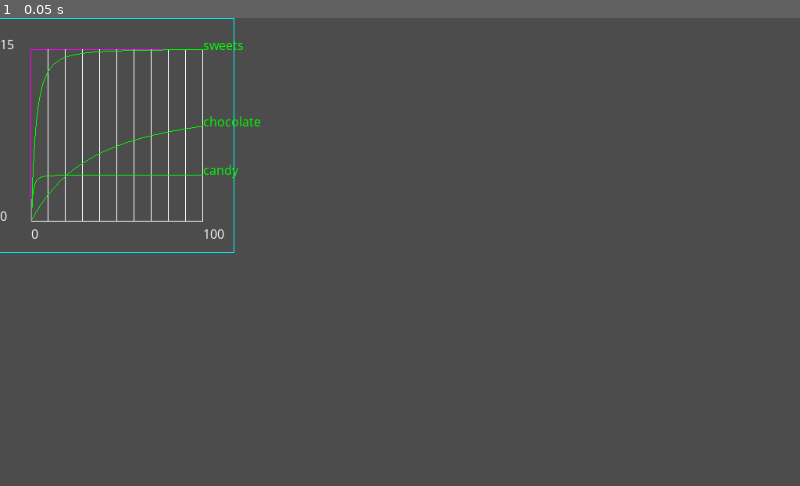
Above: before the commit, frame 1.
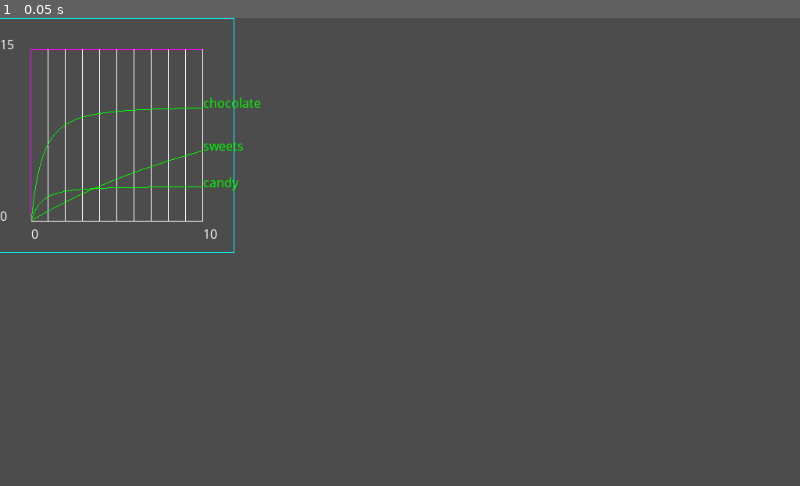
Above: after the commit, the same moment.

Repository: carlostgit/Prices
Game: Godot game, scene res://SatisfactionCalculator.tscn
The game is run twice, just before and just after one commit, with the same random seed, the same clock (stepped at 60 frames per second) and the same inputs. This scene is started directly instead of the project's main scene.
Inputs:
- Up to frame 1 (0.05 s): no input

The runs differ from the first frame. In frame 1, 0.8% of the frame differs, in the area x 3-33%, y 4-48%.

Commit message:
correcciones en el método calculate_best_combination en TradeCalculator

Diff:
--- a/SatisfactionCalculator.gd
+++ b/SatisfactionCalculator.gd
@@ -33,7 +33,7 @@
 #	_param_preference_at_0["chocolate"] = preference_at_0
 #	_maximum_satisf["chocolate"] = param_max_satisf
 
-	var plotter:Plotter = Plotter.new(100,15)
+	var plotter:Plotter = Plotter.new(10,15)
 	plotter.set_size(Vector2(300,300))
 	plotter.updated_size()
 #	var dimin_ret_fact_func_ref:FuncRef = funcref( self, "get_diminishing_returns_factor")
@@ -42,22 +42,24 @@
 
 #	print(calculate_param_preference_at_0(10, 1, 1))
 
-	var satis_curve_chocolate:SatisfactionCurve = SatisfactionCurve.new(0.56,10)
-	var satis_curve_candy:SatisfactionCurve = SatisfactionCurve.new(10,4)
-	var satis_curve_sweets:SatisfactionCurve = SatisfactionCurve.new(10.8,15)
-
-	_product_satisf_curve_dict["chocolate"]=satis_curve_chocolate
-	_product_satisf_curve_dict["candy"]=satis_curve_candy
-	_combo_satisf_curve_dict["sweets"]=satis_curve_sweets
+#	var satis_curve_chocolate:SatisfactionCurve = SatisfactionCurve.new(0.56,10)
+#	var satis_curve_candy:SatisfactionCurve = SatisfactionCurve.new(10,4)
+#	var satis_curve_sweets:SatisfactionCurve = SatisfactionCurve.new(10.8,15)
+#
+#	_product_satisf_curve_dict["chocolate"]=satis_curve_chocolate
+#	_product_satisf_curve_dict["candy"]=satis_curve_candy
+#	_combo_satisf_curve_dict["sweets"]=satis_curve_sweets
+
+	init_default_satisfaction()
 
 	plotter.add_func_ref(funcref( self, "calculate_satifaction_of_chocolate"),"chocolate")
 	plotter.add_func_ref(funcref( self, "calculate_satifaction_of_candy"),"candy")
 	plotter.add_func_ref(funcref( self, "calculate_satifaction_of_sweets"),"sweets")
 
-#	var combi = {"chocolate": 10.0, "candy": 10.0}
-#	print("satisf_combi: " + str(self.calculate_satisf(combi)))
-#	var combi_2 = {"chocolate": 15.0, "candy": 5.0}
-#	print("satisf_combi_2: " + str(self.calculate_satisf(combi_2)))
+	var combi = {"chocolate": 10.0, "candy": 10.0}
+	print("satisf_combi: " + str(self.calculate_satisf(combi)))
+	var combi_2 = {"chocolate": 11.0, "candy": 9.0}
+	print("satisf_combi_2: " + str(self.calculate_satisf(combi_2)))
 
 
 ##test funcs
@@ -80,7 +82,7 @@
 func init_default_satisfaction():
 	var satis_curve_chocolate:SatisfactionCurve = SatisfactionCurve.new(30.16,10)
 	var satis_curve_candy:SatisfactionCurve = SatisfactionCurve.new(10,3)
-	var satis_curve_sweets:SatisfactionCurve = SatisfactionCurve.new(10.8,30)
+	var satis_curve_sweets:SatisfactionCurve = SatisfactionCurve.new(1.8,15)
 
 	_product_satisf_curve_dict["chocolate"]=satis_curve_chocolate
 	_product_satisf_curve_dict["candy"]=satis_curve_candy
--- a/TradeCalculator.gd
+++ b/TradeCalculator.gd
@@ -18,7 +18,7 @@
 	var combination_1:Dictionary = {"chocolate": 0, "candy": 0}
 	var combination_2:Dictionary = {"chocolate": 2, "candy": 1}
 	var combination_result = calculate_combination_difference(combination_1,combination_2)
-	print (combination_result)
+	print ("diff: "+ str(combination_result))
 
 
 	print("best combi: "+ str(calculate_best_combination(50.0)))
@@ -65,39 +65,56 @@
 	var left_money:float = money_arg
 
 #	var best_next_combination:Dictionary = combination.duplicate()
+	var count = 0
+	var best_previous_satisfaction = 0.0
 	while true:
 #		print ("left money: "+ str(left_money))
-		var no_more_money = true
+		var end_calculating = false
 		var best_product_combination:Dictionary = {}
 		var best_product_satisfaction = 0.0
 		var best_product_price = 0.0
+		var best_increment_of_satisfaction_for_price:float = 0.0
+#		print("count :"+str(count))
 		for product in products:
 			var trying_combination:Dictionary = combination.duplicate()
 			trying_combination[product] += step_length
-			var satisfaction_of_trying_combination = _satisfaction_calculator.calculate_satisf(trying_combination)
+			var satisfaction_of_trying_combination:float = _satisfaction_calculator.calculate_satisf(trying_combination)
+
+			var increment_of_satisfaction:float = satisfaction_of_trying_combination - best_previous_satisfaction
+
+
 			var price = Prices.get_price_of_product(product)*step_length
 
+#			print("product: "+ product)
+#			print("satisf: "+ str(satisfaction_of_trying_combination))
 
+			if price<left_money and increment_of_satisfaction > 0.0:
 
-			if price<left_money:
-				no_more_money = false
-
-				var satisfacton_of_trying_combination_for_price = satisfaction_of_trying_combination/price
-
+#				var satisfacton_of_trying_combination_for_price = satisfaction_of_trying_combination/price
+				var increment_of_satisfaction_for_price:float = increment_of_satisfaction/price
+#				print("satisf/price: "+ str(satisfacton_of_trying_combination_for_price))
+#				print("satisf/price: "+ str(increment_of_satisfaction_for_price))
 #				print("product: "+ product)
 #				print(trying_combination)
-#				print ("satisf for price: " + str(satisfacton_of_trying_combination_for_price))
+#				print ("increment of satisf for price: " + str(increment_of_satisfaction_for_price))
 
-				if satisfacton_of_trying_combination_for_price > best_product_satisfaction:
-					best_product_satisfaction = satisfacton_of_trying_combination_for_price
+				if increment_of_satisfaction_for_price > best_increment_of_satisfaction_for_price:
+					best_product_satisfaction = satisfaction_of_trying_combination
 					best_product_combination = trying_combination
 					best_product_price = price
+					best_increment_of_satisfaction_for_price = increment_of_satisfaction_for_price
+			else:
+#				no money, or no increment of satisfaction
+				end_calculating = true
+				break
 
-		if no_more_money:
+		if end_calculating:
 			break
-		else:
-			left_money -= best_product_price
-			combination = best_product_combination
+
+		left_money -= best_product_price
+		combination = best_product_combination
+		best_previous_satisfaction = best_product_satisfaction
+		count += 1
 
 
 
